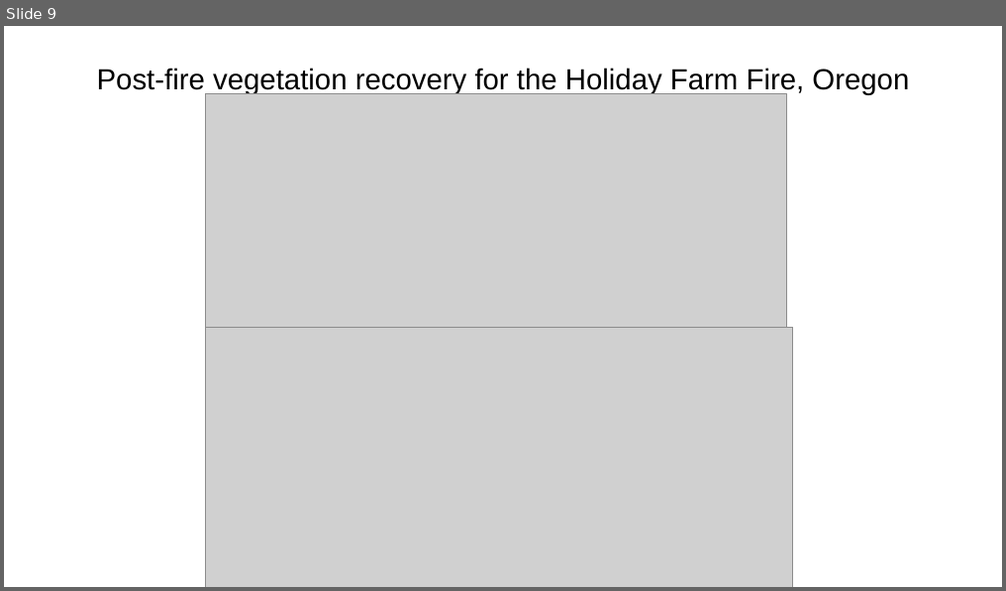
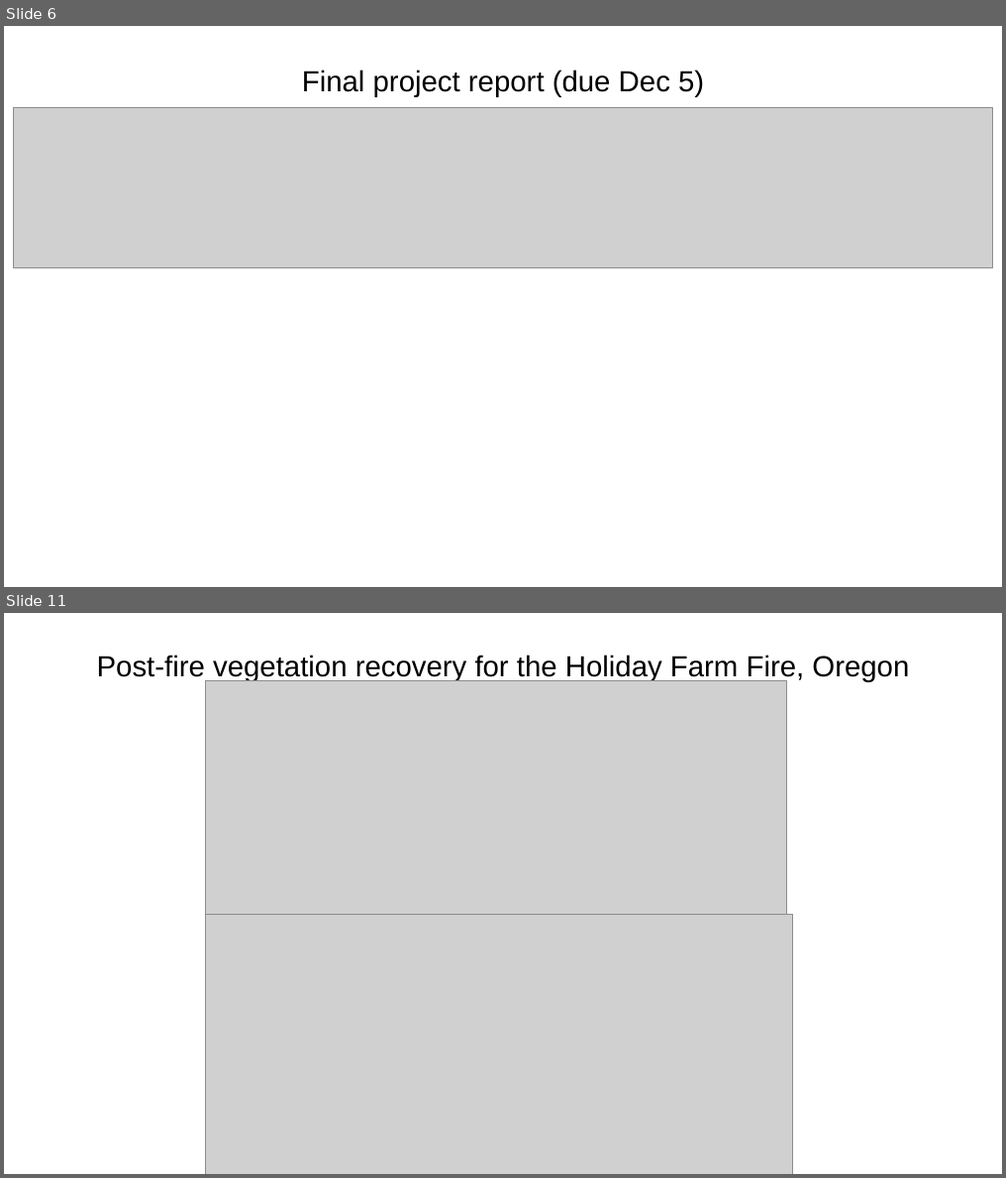
Before and after one commit to ryan-lab-duke/gds-applications-site, a slide deck: book/final-project/previous-projects.pptx. Shown one above the other, each under a label of ours: slide 9 before the commit, slides 6 and 11 after it; the slides between them are not shown. The pictures are 1006x591 and 1006x1178 pixels, drawn with LibreOffice and Linux fonts; fonts in the diff are those of the drawing; grey boxes stand for pictures. Boxes give left, top, right and bottom in pixels: in the first picture for what was removed or moved away, otherwise in the second. Text is boxed around its words. In the diff, an @@ line names an element or a change of style, - is before the commit and + after.

```diff
--- a/book/final-project/previous-projects.pptx
+++ b/book/final-project/previous-projects.pptx
@@ slide 6 added at box(4, 26, 1002, 587), background #FFFFFF @@
@@ text added at box(302, 70, 704, 96), 28 pt, text #000000 @@
+Final project report (due Dec 5)
@@ picture added at box(14, 107, 993, 268) @@
@@ what was slide 9 is now slide 11 @@
```
Also in this commit, not shown: 2 slides changed, 8 other slides added, 7 slides removed, 12 other files.
